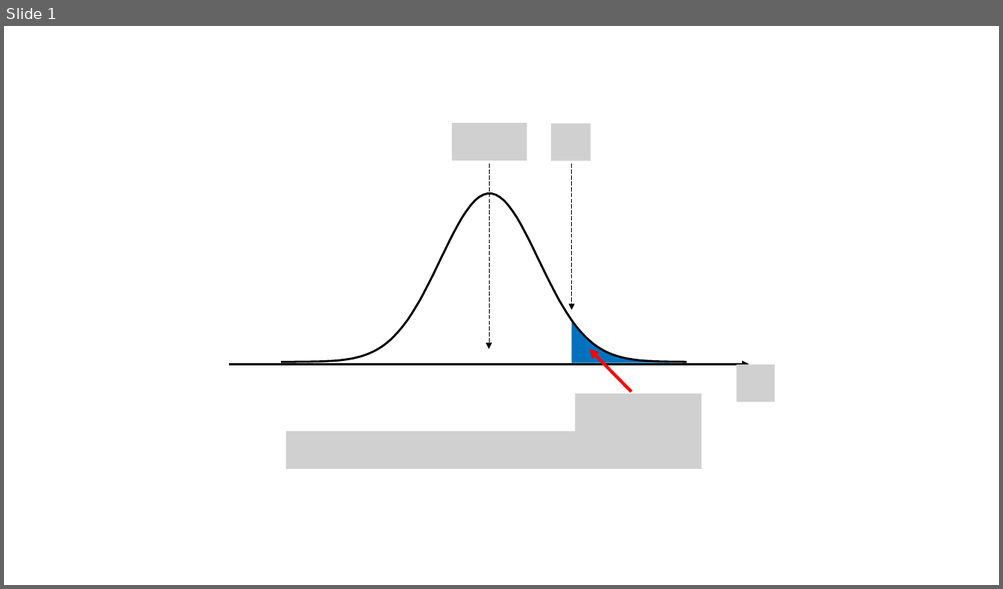
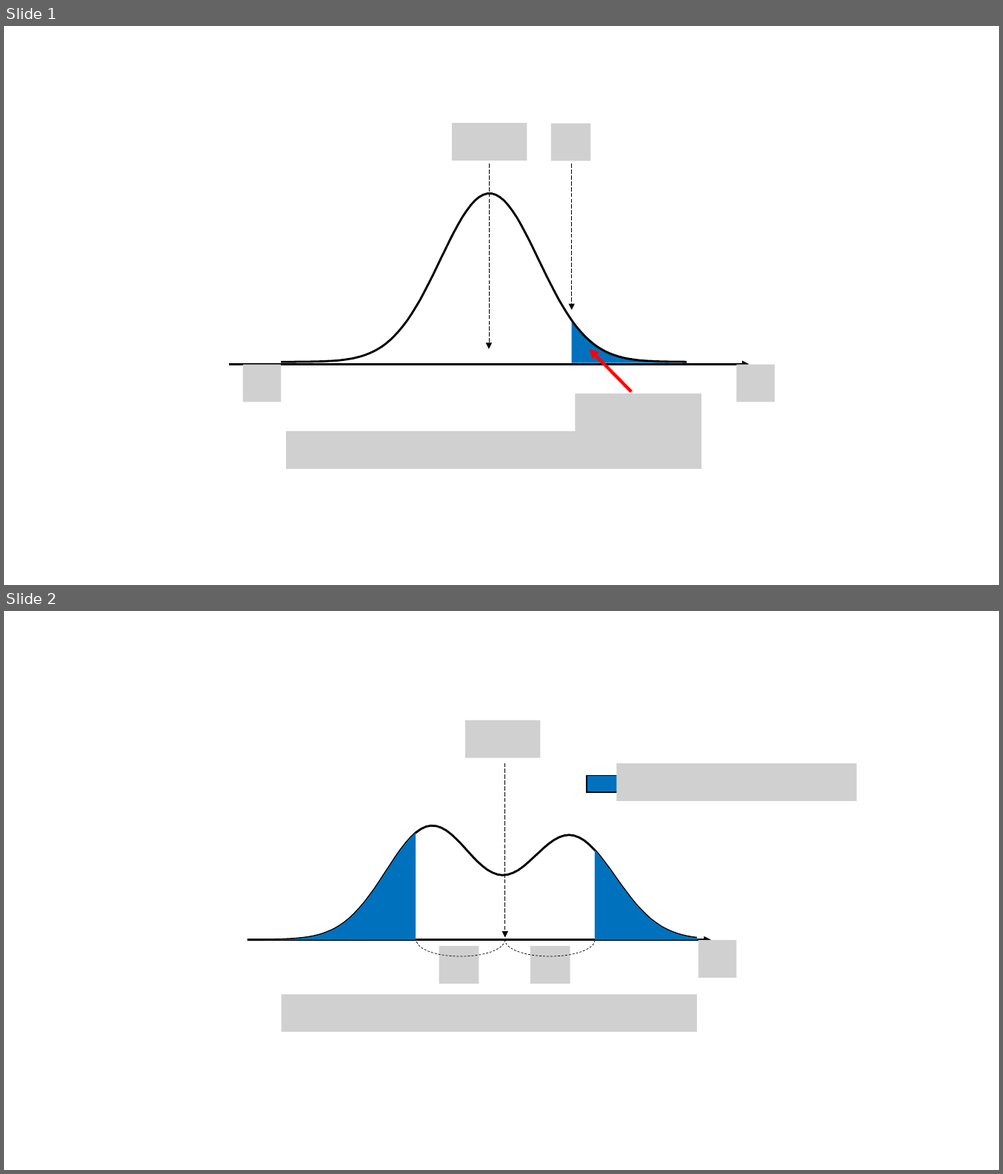
Before and after one commit to answeredbyablemind/answeredbyablemind.github.io, a slide deck: pics/2022-09-12-Markov_Chebyshev_Inequality/pics.pptx. Shown one above the other, each under a label of ours: slide 1 before the commit, slides 1 and 2 after it. The pictures are 1003x589 and 1003x1174 pixels, drawn with LibreOffice and Linux fonts; fonts in the diff are those of the drawing; grey boxes stand for pictures. Boxes give left, top, right and bottom in pixels: in the first picture for what was removed or moved away, otherwise in the second. Text is boxed around its words. In the diff, an @@ line names an element or a change of style, - is before the commit and + after.

```diff
--- a/pics/2022-09-12-Markov_Chebyshev_Inequality/pics.pptx
+++ b/pics/2022-09-12-Markov_Chebyshev_Inequality/pics.pptx
@@ slide 2 added at (4,611,999,1170), background #FFFFFF @@
@@ picture added at (465,721,540,758) @@
@@ arrow added from (505, 763) to (505, 938), #000000 0.5 pt dashed @@
@@ picture added at (617,764,856,801) @@
@@ rectangle added at (586,776,633,793), fill #0072BD, outline #000000 1 pt @@
@@ freeform shape added at (190,826,697,940), outline #000000 2 pt @@
@@ freeform shape added at (190,833,697,941), fill #0072BD @@
@@ rectangle added at (173,893,247,968), fill #FFFFFF @@
@@ arrow added from (190, 940) to (711, 940), #000000 2.25 pt @@
@@ arc (boxed as its full ellipse) added at (417,924,505,957), outline #000000 0.5 pt dashed @@
@@ arc (boxed as its full ellipse) added at (505,924,595,957), outline #000000 0.5 pt dashed @@
@@ picture added at (699,940,737,977) @@
@@ picture added at (439,946,478,983) @@
@@ picture added at (530,946,569,983) @@
@@ picture added at (282,994,697,1032) @@
@@ slide 1 changed as well @@
@@ picture added at (243,365,281,402) @@
```
Also in this commit, not shown: 4 other files.
